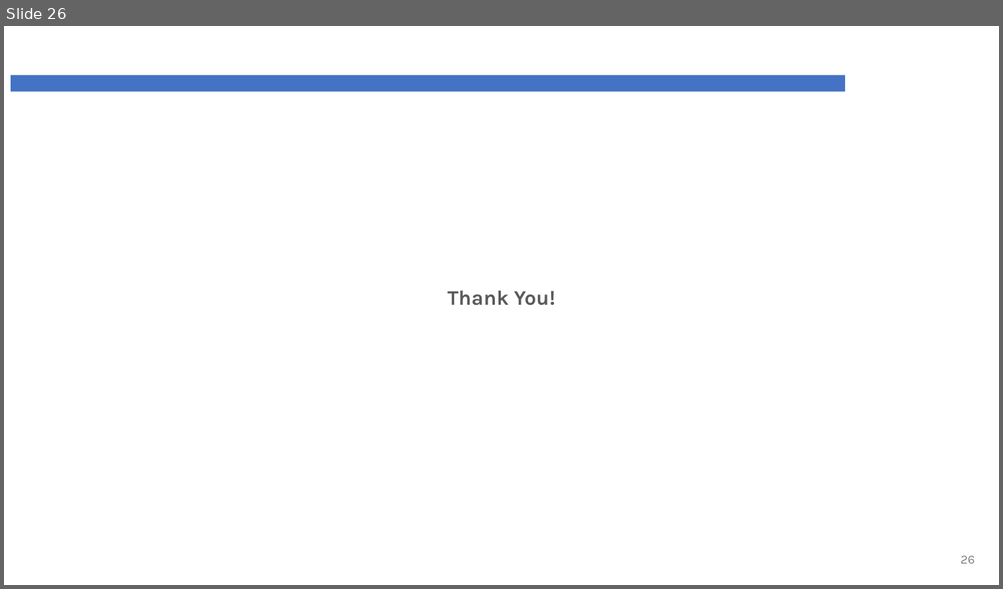
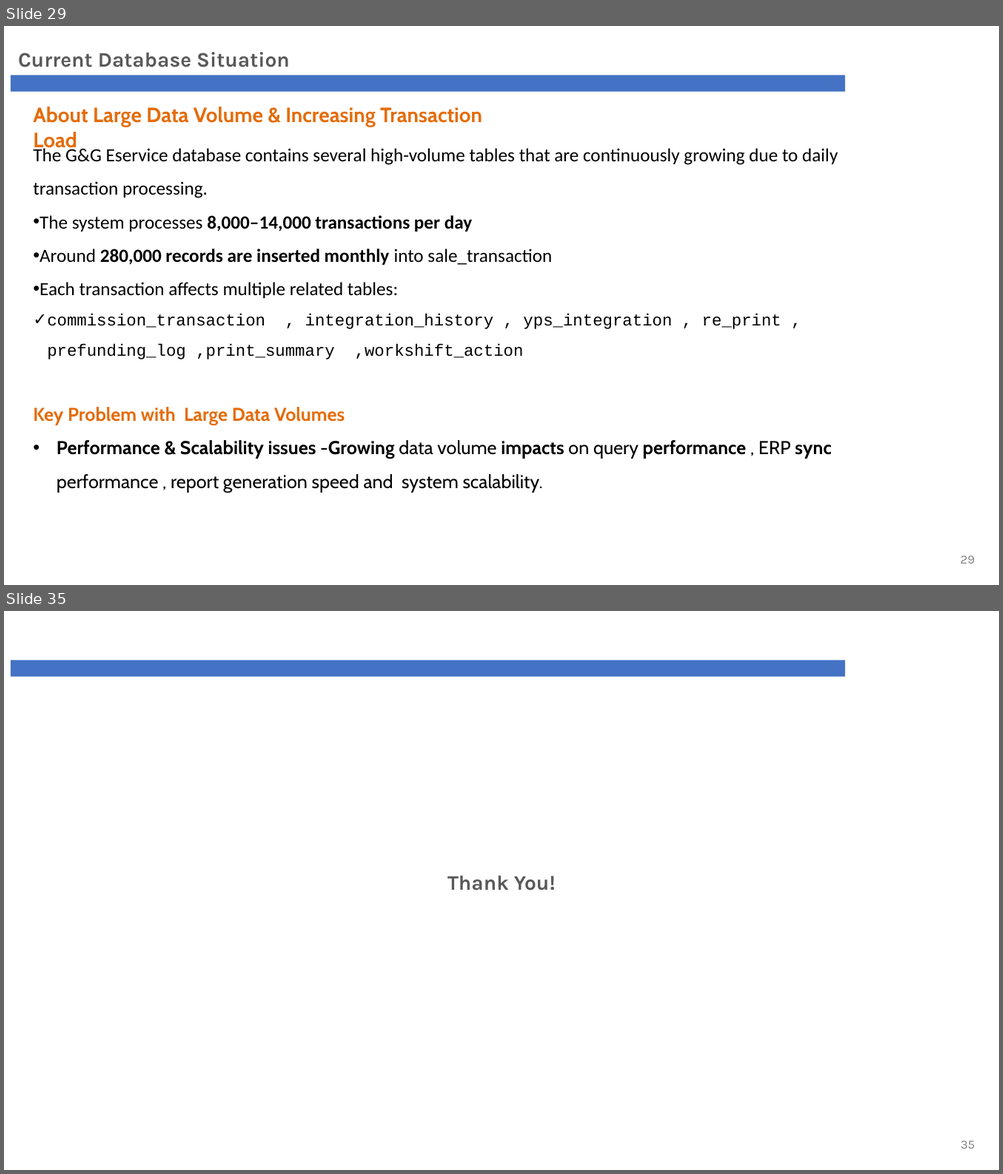
Before and after one commit to phyothuhan26/MySolutions, a slide deck: GandG_YPS/Presentation/G&G_Revamp_ARB.pptx. Shown one above the other, each under a label of ours: slide 26 before the commit, slides 29 and 35 after it; the slides between them are not shown. The pictures are 1003x589 and 1003x1174 pixels, drawn with LibreOffice and Linux fonts; fonts in the diff are those of the drawing; background and template pictures are left out. Boxes give left, top, right and bottom in pixels: in the first picture for what was removed or moved away, otherwise in the second. Text is boxed around its words. In the diff, an @@ line names an element or a change of style, - is before the commit and + after.

```diff
--- a/GandG_YPS/Presentation/G&G_Revamp_ARB.pptx
+++ b/GandG_YPS/Presentation/G&G_Revamp_ARB.pptx
@@ slide 29 added at (4,26,999,585), background #FFFFFF; not listed: 1 template element that a slide beside it also shows @@
@@ text added at (18,52,290,67), 20 pt, text #595959, bold @@
+Current Database Situation
@@ text added at (33,107,482,152), 20 pt, text #E46C0A, bold @@
+About Large Data Volume & Increasing Transaction Load
@@ text added at (33,147,837,360), 18 pt, text #000000 @@
+The G&G Eservice database contains several high-volume tables that are continuously growing due to daily transaction processing.
+• The system processes 8,000–14,000 transactions per day
+• Around 280,000 records are inserted monthly into sale_transaction
+• Each transaction affects multiple related tables:
+✓ commission_transaction , integration_history , yps_integration , re_print , prefunding_log ,print_summary ,workshift_action
@@ text added at (33,407,831,493), 18 pt, text #000000, bold @@
+Key Problem with Large Data Volumes
+• Performance & Scalability issues -Growing data volume impacts on query performance , ERP sync performance , report generation speed and system scalability.
@@ page number added at (960,556,974,564), 12 pt, text #808080 @@
+29
@@ what was slide 26 is now slide 35 @@
@@ page number at (960,1141,974,1149): text changed @@
-26
+35
```
Also in this commit, not shown: 18 slides changed, 14 other slides added, 6 slides removed, 11 other files.
